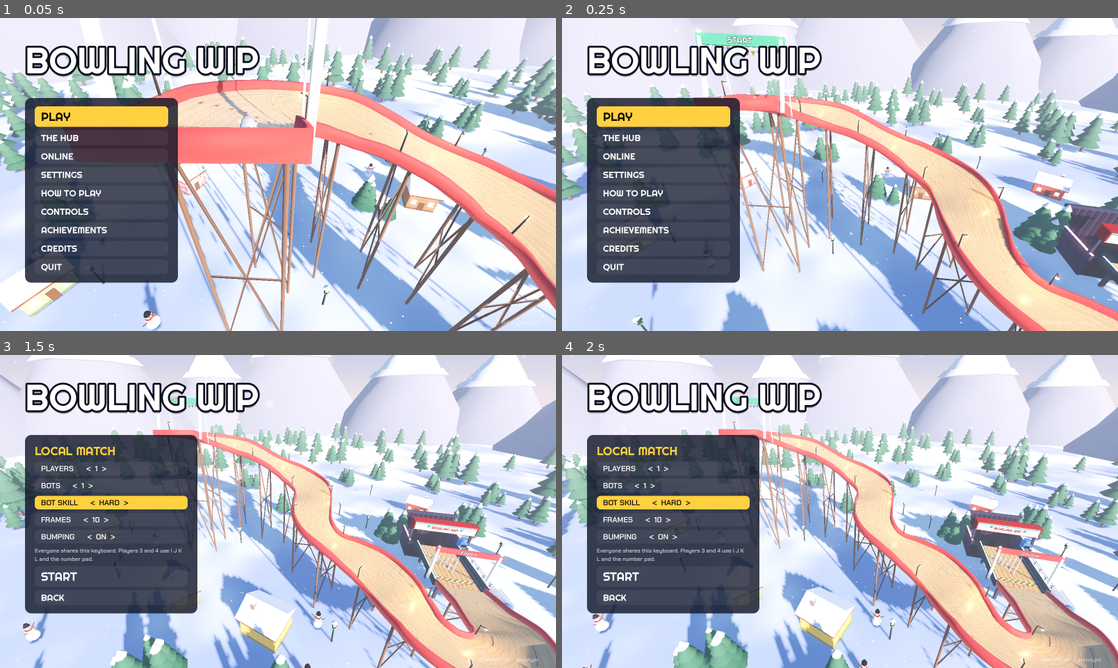
Above: before the commit, frames 1-4 (two rows, left to right).
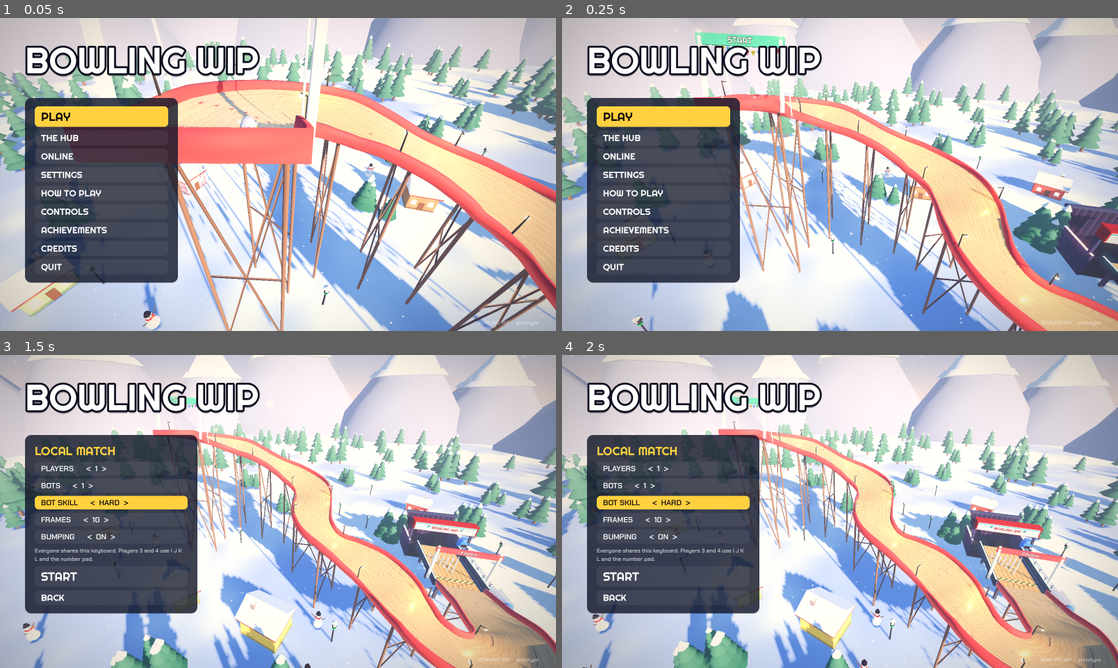
Above: after the commit, the same moments.

Repository: 2kyle/MARBLES
Game: Godot game, scene res://scenes/main.tscn
Two runs of this game, one before a commit and one after it. Both use one fixed random seed, a clock stepped at 60 frames per second and the inputs below.
Inputs:
- Up to frame 1 (0.05 s): no input
- Up to frame 2 (0.25 s): no input
- Up to frame 3 (1.5 s): click "PLAY" at 0.5 s; click "BOT SKILL < NORMAL >" at 1.25 s
- Up to frame 4 (2 s): no input

The runs differ from the first frame. In frame 1, 21% of the frame differs, in the area x 0-100%, y 0-100%; in frame 2, 20%; in frame 3, 22%; in frame 4, 22%.

Commit message:
Retro look: warm film screen filter with a RETRO LOOK setting
LOUNGE (default): warm amber highlights, purple shadows, dark corners, film grain.
ARCADE: adds faint CRT scanlines and colour fringing. OFF: the plain picture.
Sits under the HUD so text stays crisp.

Co-Authored-By: Claude Opus 5.5 <noreply@anthropic.com>
Claude-Session: https://claude.ai/code/session_014TBodZ5GtQ7xEp3ijScJU8

Diff:
--- a/scripts/game_settings.gd
+++ b/scripts/game_settings.gd
@@ -12,6 +12,9 @@
 ## 0..1 for the whole game's sound (for when sounds arrive).
 var master_volume := 0.8
 var show_fps := false
+## Screen filter: 0 off, 1 lounge (warm film), 2 arcade (adds scanlines).
+## See RetroFilter.
+var retro_look := 1
 ## Camera.
 var camera_shake := 1.0
 ## Slow-motion replay from by the pins after a strike.
@@ -36,6 +39,7 @@
 	fullscreen = cfg.get_value("screen", "fullscreen", fullscreen)
 	vsync = cfg.get_value("screen", "vsync", vsync)
 	show_fps = cfg.get_value("screen", "show_fps", show_fps)
+	retro_look = clampi(cfg.get_value("screen", "retro_look", retro_look), 0, 2)
 	master_volume = cfg.get_value("sound", "master_volume", master_volume)
 	camera_shake = cfg.get_value("camera", "shake", camera_shake)
 	strike_replay = cfg.get_value("camera", "strike_replay", strike_replay)
@@ -54,6 +58,7 @@
 	cfg.set_value("screen", "fullscreen", fullscreen)
 	cfg.set_value("screen", "vsync", vsync)
 	cfg.set_value("screen", "show_fps", show_fps)
+	cfg.set_value("screen", "retro_look", retro_look)
 	cfg.set_value("sound", "master_volume", master_volume)
 	cfg.set_value("camera", "shake", camera_shake)
 	cfg.set_value("camera", "strike_replay", strike_replay)
--- a/scripts/main.gd
+++ b/scripts/main.gd
@@ -143,6 +143,8 @@
 ## The victory podium, shown when a match ends.
 var podium: Podium
 var _hub_env: Environment
+## The retro screen filter (warm film colours, optional scanlines).
+var retro_filter: RetroFilter
 var _menu_time := 0.0
 ## Coins, owned looks and equipped looks for each seat (saved to disk).
 var profiles := Profiles.new()
@@ -223,7 +225,13 @@
 	menu.restart_frame_requested.connect(_on_restart_frame_requested)
 	menu.quit_to_menu_requested.connect(_on_quit_to_menu)
 	menu.quit_requested.connect(func(): get_tree().quit())
-	menu.settings_changed.connect(func(): camera_shake = settings.camera_shake)
+	retro_filter = RetroFilter.new()
+	retro_filter.name = "RetroFilter"
+	add_child(retro_filter)
+	retro_filter.set_look(settings.retro_look)
+	menu.settings_changed.connect(func():
+		camera_shake = settings.camera_shake
+		retro_filter.set_look(settings.retro_look))
 	menu.practice_requested.connect(_enter_hub)
 	closet = Closet.new()
 	add_child(closet)
--- a/scripts/main_menu.gd
+++ b/scripts/main_menu.gd
@@ -436,6 +436,10 @@
 	vsync.value_changed.connect(func(i):
 		settings.vsync = i == 1
 		_save())
+	var retro := _stepper(page, "RETRO LOOK", RetroFilter.NAMES)
+	retro.value_changed.connect(func(i):
+		settings.retro_look = i
+		_save())
 	var volumes := []
 	for v in range(0, 101, 10):
 		volumes.append("%d%%" % v)
@@ -458,6 +462,7 @@
 	page.set_meta("sync", func():
 		full.index = 1 if settings.fullscreen else 0
 		vsync.index = 1 if settings.vsync else 0
+		retro.index = settings.retro_look
 		volume.index = roundi(settings.master_volume * 10.0)
 		shake.index = maxi([0.0, 0.5, 1.0, 1.6].find(settings.camera_shake), 0)
 		replay.index = 1 if settings.strike_replay else 0
--- /dev/null
+++ b/scripts/retro_filter.gd
@@ -0,0 +1,39 @@
+class_name RetroFilter
+extends CanvasLayer
+## The screen filter that gives the game its retro bowling alley look
+## (shaders/retro_screen.gdshader). It sits over the 3D world but under
+## the HUD, menus and closet, so text stays crisp.
+##
+## Three looks, picked in Settings > RETRO LOOK:
+##   OFF     the plain picture
+##   LOUNGE  warm film colours, dark corners and a little grain (default)
+##   ARCADE  LOUNGE plus faint CRT scanlines and colour fringing
+
+enum Look { OFF, LOUNGE, ARCADE }
+const NAMES := ["OFF", "LOUNGE", "ARCADE"]
+
+const SHADER := preload("res://shaders/retro_screen.gdshader")
+
+var _rect: ColorRect
+var _mat: ShaderMaterial
+
+
+func _init() -> void:
+	# The HUD is on layer 1 and menus higher, so this draws under them.
+	layer = 0
+	_mat = ShaderMaterial.new()
+	_mat.shader = SHADER
+	_rect = ColorRect.new()
+	_rect.material = _mat
+	_rect.mouse_filter = Control.MOUSE_FILTER_IGNORE
+	_rect.set_anchors_preset(Control.PRESET_FULL_RECT)
+	add_child(_rect)
+
+
+func set_look(look: int) -> void:
+	_rect.visible = look != Look.OFF
+	var arcade := look == Look.ARCADE
+	_mat.set_shader_parameter("scanlines", 1.0 if arcade else 0.0)
+	_mat.set_shader_parameter("fringe", 1.6 if arcade else 0.0)
+	_mat.set_shader_parameter("vignette", 0.5 if arcade else 0.38)
+	_mat.set_shader_parameter("grain", 0.05 if arcade else 0.035)
--- /dev/null
+++ b/shaders/retro_screen.gdshader
@@ -0,0 +1,71 @@
+shader_type canvas_item;
+// The "retro bowling alley" look, drawn over the 3D world (under the HUD).
+// Think a 70s/80s alley photographed on warm film: amber highlights,
+// slightly purple shadows, a soft dark edge round the screen, a little film
+// grain. "Arcade" adds faint CRT scanlines and a touch of colour fringing.
+//
+// Every effect has its own strength below, so it's easy to tune. Set
+// a strength to 0 to switch that part off.
+
+uniform sampler2D screen : hint_screen_texture, filter_linear_mipmap;
+// 0 = off, 1 = full strength. The game sets this from Settings.
+uniform float amount : hint_range(0.0, 1.0) = 1.0;
+// Warm film colours.
+uniform vec3 highlight_tint : source_color = vec3(1.0, 0.9, 0.74);
+uniform vec3 shadow_tint : source_color = vec3(0.42, 0.32, 0.55);
+uniform float tint_strength : hint_range(0.0, 1.0) = 0.3;
+uniform float saturation : hint_range(0.0, 2.0) = 1.18;
+uniform float contrast : hint_range(0.5, 1.5) = 1.08;
+// Dark corners.
+uniform float vignette : hint_range(0.0, 1.0) = 0.38;
+// Film grain (moving noise).
+uniform float grain : hint_range(0.0, 0.2) = 0.035;
+// Arcade extras.
+uniform float scanlines : hint_range(0.0, 1.0) = 0.0;
+uniform float fringe : hint_range(0.0, 3.0) = 0.0;
+
+float hash(vec2 p) {
+	return fract(sin(dot(p, vec2(12.9898, 78.233))) * 43758.5453);
+}
+
+void fragment() {
+	vec2 uv = SCREEN_UV;
+	vec2 c = uv - 0.5;
+	vec3 col;
+	if (fringe > 0.0) {
+		// Colour fringing, stronger toward the edges like an old tube.
+		vec2 off = c * dot(c, c) * fringe * 0.02;
+		col.r = texture(screen, uv + off).r;
+		col.g = texture(screen, uv).g;
+		col.b = texture(screen, uv - off).b;
+	} else {
+		col = texture(screen, uv).rgb;
+	}
+	vec3 src = col;
+
+	// Contrast and saturation.
+	col = (col - 0.5) * contrast + 0.5;
+	float luma = dot(col, vec3(0.299, 0.587, 0.114));
+	col = mix(vec3(luma), col, saturation);
+	// Split toning: purple into the shadows, amber into the highlights.
+	vec3 toned = mix(col * mix(vec3(1.0), shadow_tint * 1.9, 1.0 - smoothstep(0.0, 0.55, luma)),
+			col * highlight_tint * 1.08, smoothstep(0.35, 1.0, luma));
+	col = mix(col, toned, tint_strength);
+
+	// Vignette.
+	float v = smoothstep(0.85, 0.25, length(c * vec2(1.0, 0.82)));
+	col *= mix(1.0, v, vignette);
+
+	// Scanlines: one dark line every 3 pixels (screen space, so they stay
+	// crisp at any size).
+	if (scanlines > 0.0) {
+		float line = 0.5 + 0.5 * cos(FRAGCOORD.y * 2.094);
+		col *= 1.0 - scanlines * 0.22 * line;
+	}
+
+	// Film grain, a little stronger in the shadows.
+	float n = hash(FRAGCOORD.xy + fract(TIME * 7.13) * 100.0) - 0.5;
+	col += n * grain * (1.3 - luma);
+
+	COLOR = vec4(mix(src, clamp(col, 0.0, 1.0), amount), 1.0);
+}
Not shown, added: scripts/retro_filter.gd.uid
Not shown, added: shaders/retro_screen.gdshader.uid
